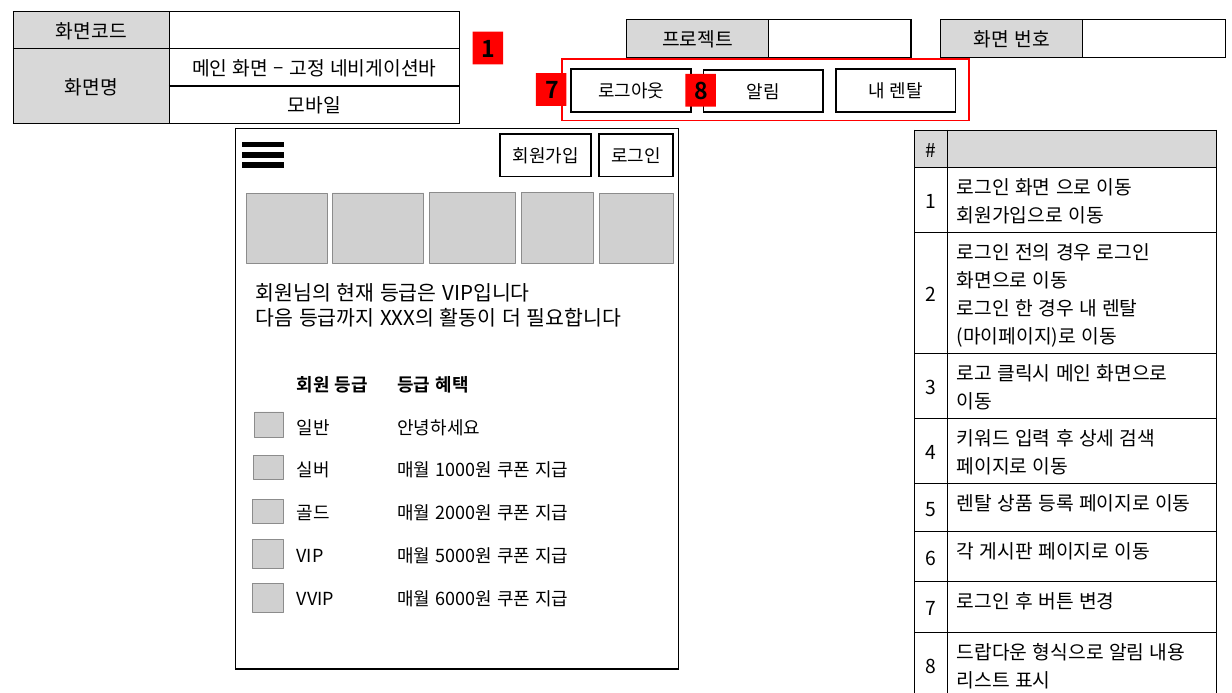
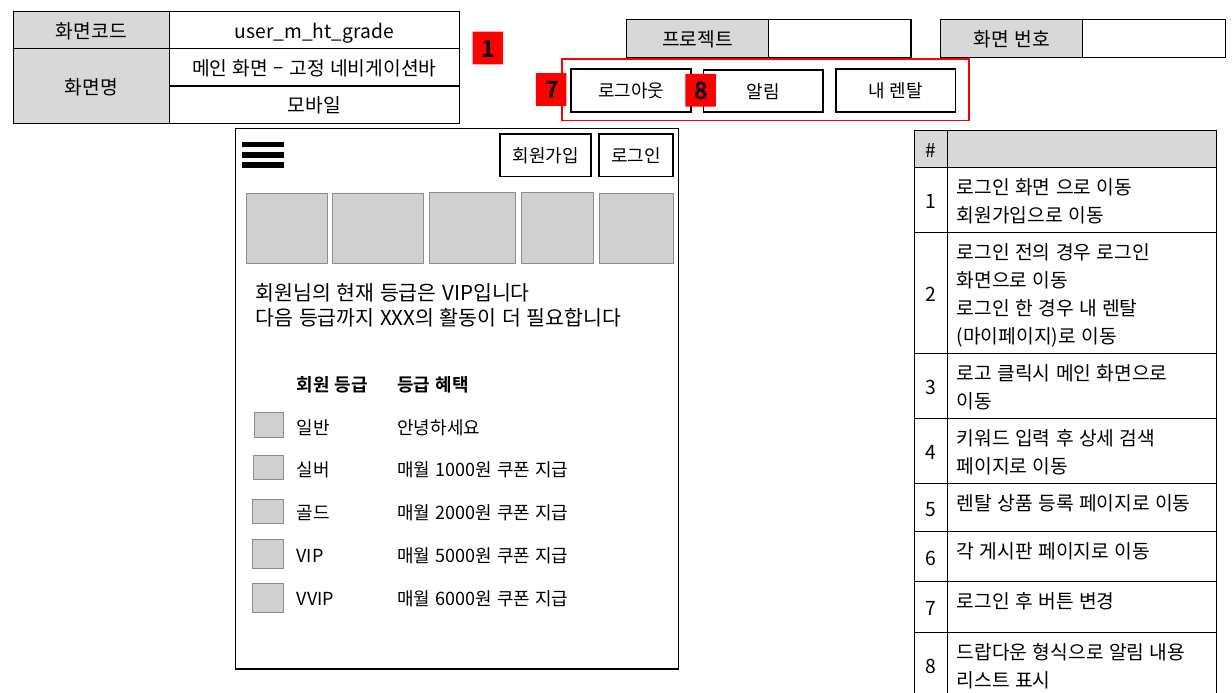
Before and after one commit to ezenteam2/RentalEquip, a slide deck: slide 12 of 0 발표용 파워포인트/project04 - 파워포인트 종합 - 현태.pptx. Drawn at 1232x693 pixels with LibreOffice and Linux fonts; fonts in the diff are those of the drawing; grey boxes stand for pictures. Boxes give left, top, right and bottom in pixels: in the first picture for what was removed or moved away, otherwise in the second. Text is boxed around its words. In the diff, an @@ line names an element or a change of style, - is before the commit and + after.

```diff
--- a/0 발표용 파워포인트/project04 - 파워포인트 종합 - 현태.pptx
+++ b/0 발표용 파워포인트/project04 - 파워포인트 종합 - 현태.pptx
@@ table at (13, 12, 459, 118) @@
-row 1, column 2: 
+row 1, column 2: user_m_ht_grade
```
Also in this commit, not shown: 13 other slides changed, 1 other file.
